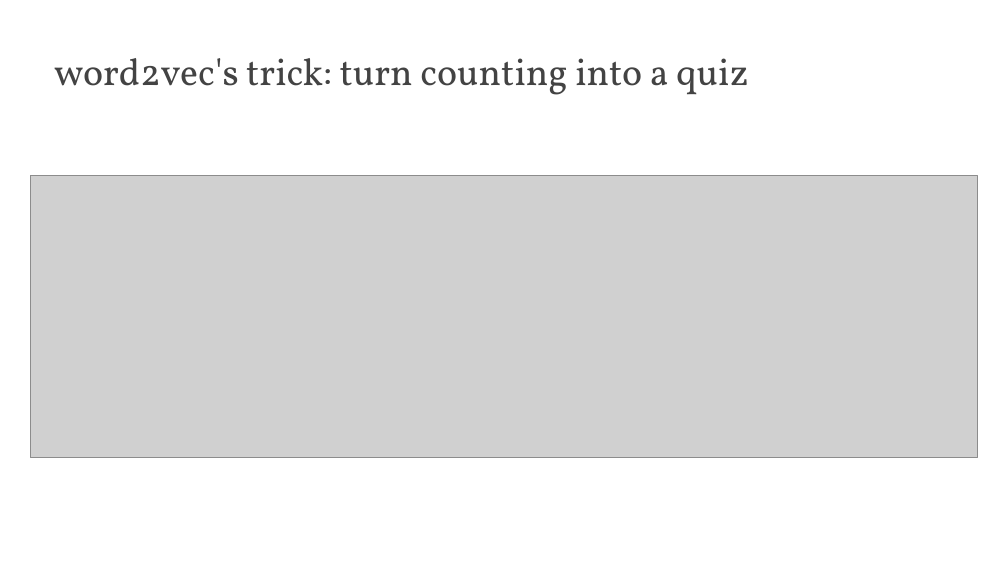
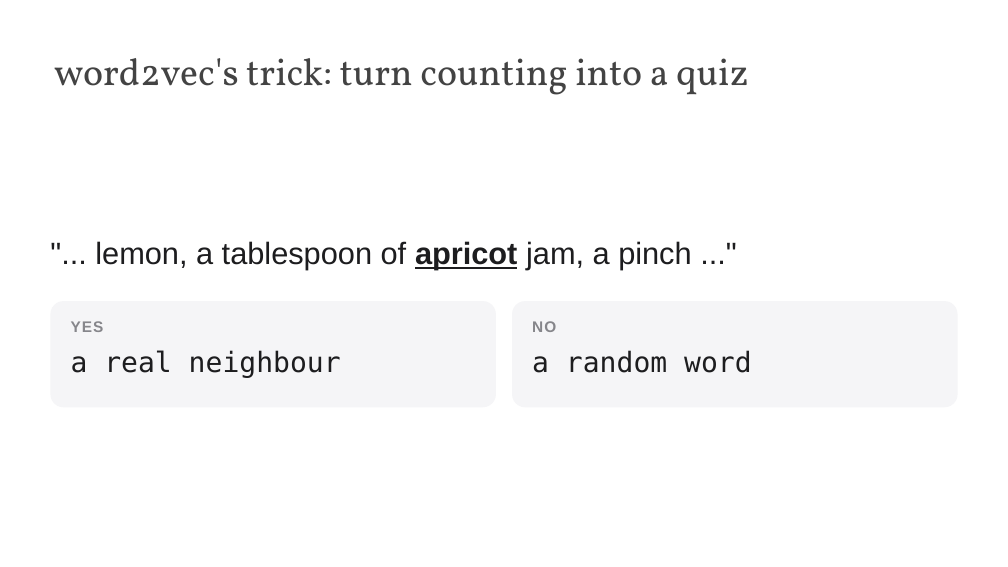
Before and after one commit to edavalosanaya/CSCI3495_NLP_LLMs_Student, a slide deck: slide 5 of weeks/week-05/class-02/lecture/slides.pptx. Drawn at 1008x567 pixels with LibreOffice and Linux fonts; fonts in the diff are those of the drawing; grey boxes stand for pictures; background and template pictures are left out. Boxes give left, top, right and bottom in pixels: in the first picture for what was removed or moved away, otherwise in the second. Text is boxed around its words. In the diff, an @@ line names an element or a change of style, - is before the commit and + after.

```diff
--- a/weeks/week-05/class-02/lecture/slides.pptx
+++ b/weeks/week-05/class-02/lecture/slides.pptx
@@ picture removed at box(30, 175, 978, 458) @@
@@ text added at box(95, 241, 691, 270), 22 pt, text #1D1D1F @@
+"... lemon, a tablespoon of apricot jam, a pinch ..."
@@ rounded rectangle added at box(50, 301, 496, 407), fill #F5F5F7 @@
@@ text added at box(71, 321, 341, 378), 20 pt, text #1D1D1F @@
+YES
+a real neighbour
@@ rounded rectangle added at box(512, 301, 958, 407), fill #F5F5F7 @@
@@ text added at box(532, 321, 752, 373), 20 pt, text #1D1D1F @@
+NO
+a random word
```
Also in this commit, not shown: 5 other slides changed, 1 other file.
